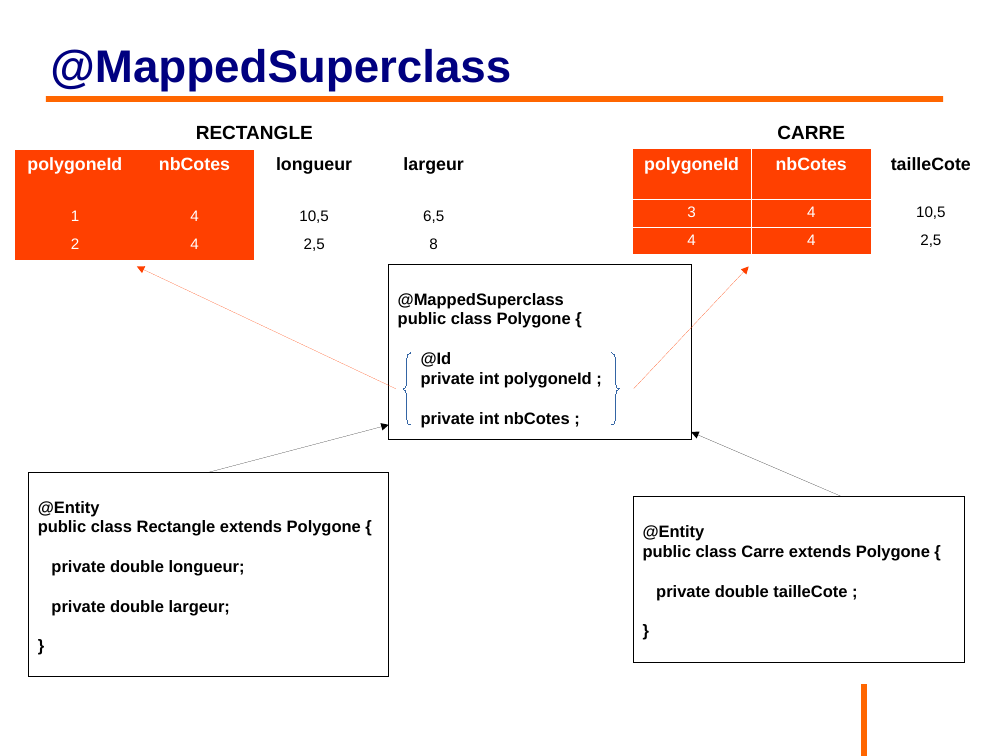
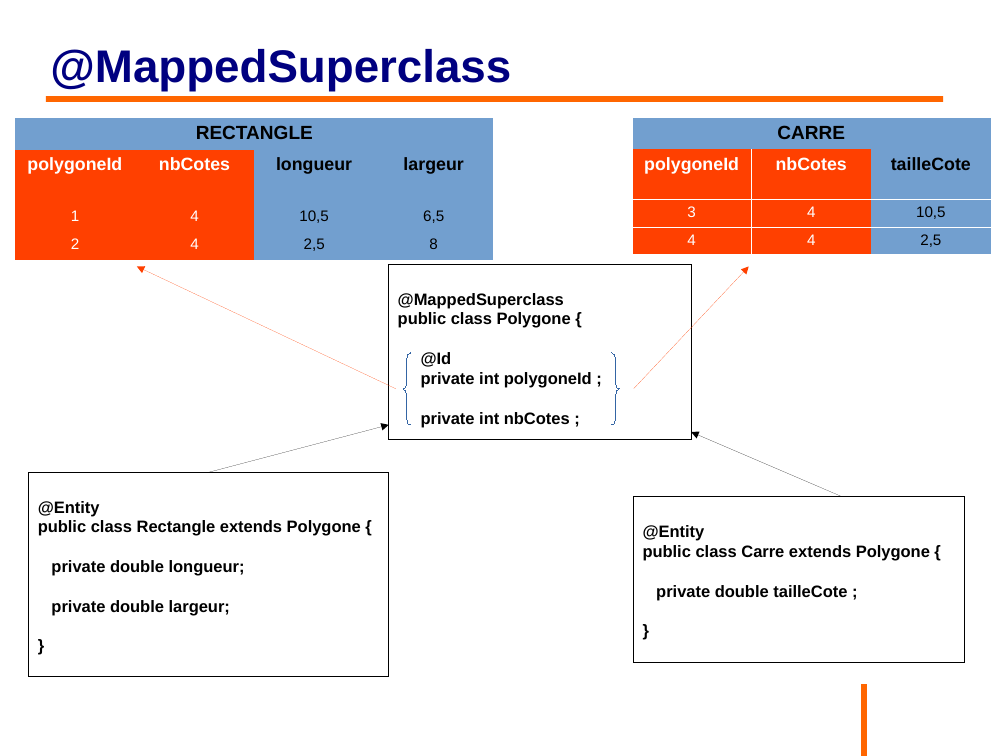
Before and after one commit to philphils/formation-hibernate-basique, a slide deck: slide 57 of Documentation/diapo_formation_hibernate.odp. Drawn at 1008x756 pixels with LibreOffice and Linux fonts; fonts in the diff are those of the drawing; background and template pictures are left out. Boxes give left, top, right and bottom in pixels: in the first picture for what was removed or moved away, otherwise in the second. Text is boxed around its words. In the diff, an @@ line names an element or a change of style, - is before the commit and + after.

```diff
--- a/Documentation/diapo_formation_hibernate.odp
+++ b/Documentation/diapo_formation_hibernate.odp
@@ table at bbox=[16, 118, 495, 255] @@
@@ fill none to #729FCF in 7 cells @@
@@ table at bbox=[632, 117, 992, 252] @@
@@ fill none to #729FCF in 4 cells @@
```
Also in this commit, not shown: 21 other slides changed.
